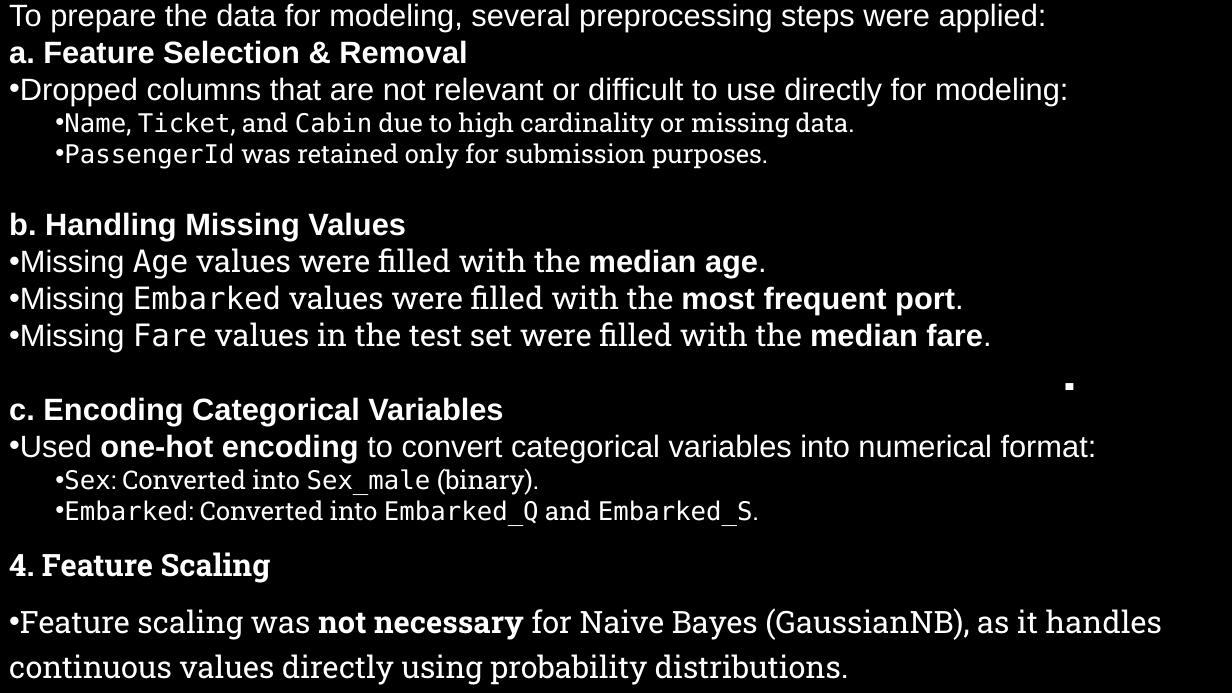
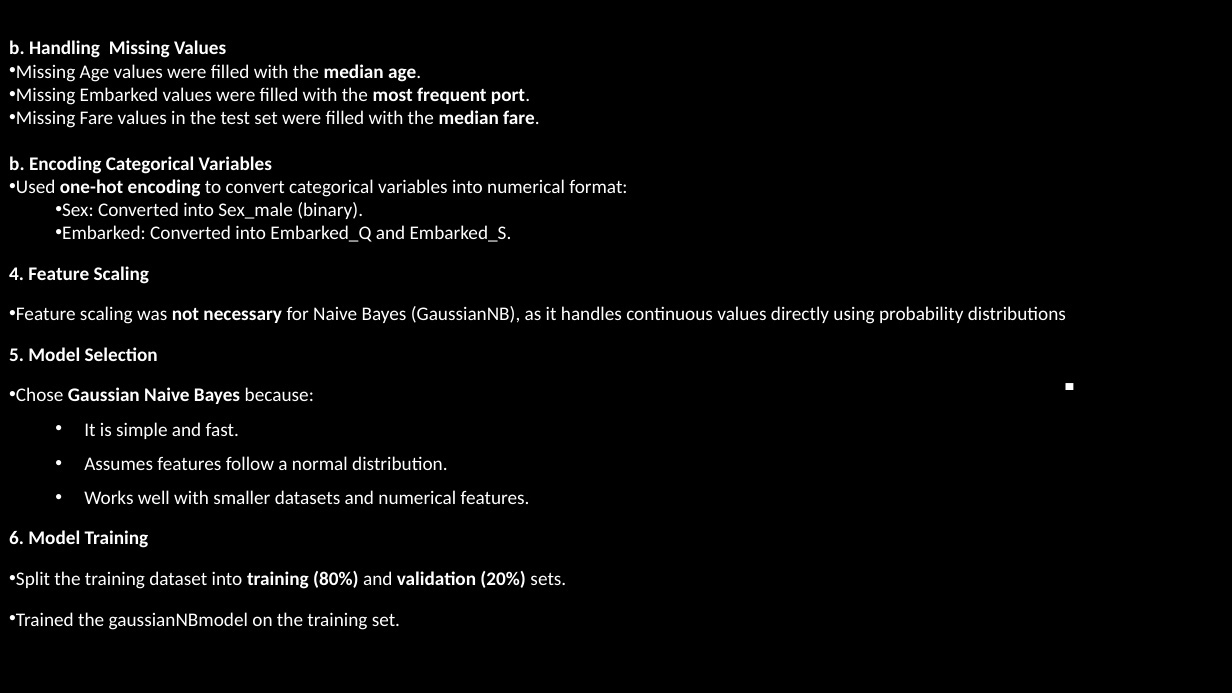
Before and after one commit to Tanishkaaa09/Titanic-Survival-Prediction, a slide deck: slide 5 of ai_group6ppt.pptx. Drawn at 1232x693 pixels with LibreOffice and Linux fonts; fonts in the diff are those of the drawing; background and template pictures are left out. Boxes give left, top, right and bottom in pixels: in the first picture for what was removed or moved away, otherwise in the second. Text is boxed around its words. In the diff, an @@ line names an element or a change of style, - is before the commit and + after.

```diff
--- a/ai_group6ppt.pptx
+++ b/ai_group6ppt.pptx
@@ subtitle "b. Handling Missing Values": place and size @@
-subtitle "b. Handling Missing Values" at <box>9,3,1162,685</box>
+subtitle "b. Handling Missing Values" at <box>9,40,1066,630</box>
@@ subtitle at <box>9,3,1069,169</box>: paragraphs removed @@
-3. Data Preprocessing
-To prepare the data for modeling, several preprocessing steps were applied:
-a. Feature Selection & Removal
-• Dropped columns that are not relevant or difficult to use directly for modeling:
-  • Name, Ticket, and Cabin due to high cardinality or missing data.
-  • PassengerId was retained only for submission purposes.
@@ subtitle at <box>9,40,627,284</box>: size 24 to 15 pt in "b. Handling Missing Values", "Missing Age values were filled with the ...", "Missing Embarked values were filled with the ...", "Missing Fare values in the test set ..." and 2 more places; font Arial to Calibri in "b. Handling Missing Values", "Missing median age.", "Missing most frequent port.", "Missing median fare." and 1 more places; font DejaVu Sans Mono to Calibri in "Age", "Embarked", "Fare", "Sex: Sex_male" and 1 more places; font Roboto Slab to Calibri in "values were filled with the", "values were filled with the", "values in the test set were filled ...", "Sex: Converted into (binary)." and 2 more places; size 20 to 15 pt in "Sex: Converted into Sex_male (binary).", "Embarked: Converted into Embarked_Q and Embarked_S." @@
@@ subtitle at <box>9,156,272,174</box>: text changed; size 24 to 15 pt; font Arial to Calibri @@
-c. Encoding Categorical Variables
+b. Encoding Categorical Variables
@@ subtitle at <box>9,306,1066,630</box>: text changed; size 24 to 15 pt; font Roboto Slab to Calibri @@
-• Feature scaling was not necessary for Naive Bayes (GaussianNB), as it handles continuous values directly using probability distributions.
+• Feature scaling was not necessary for Naive Bayes (GaussianNB), as it handles continuous values directly using probability distributions
+5. Model Selection
+• Chose Gaussian Naive Bayes because:
+  • It is simple and fast.
+  • Assumes features follow a normal distribution.
+  • Works well with smaller datasets and numerical features.
+6. Model Training
+• Split the training dataset into training (80%) and validation (20%) sets.
+• Trained the gaussianNBmodel on the training set.
```
Also in this commit, not shown: 3 other slides changed, 1 other file.
